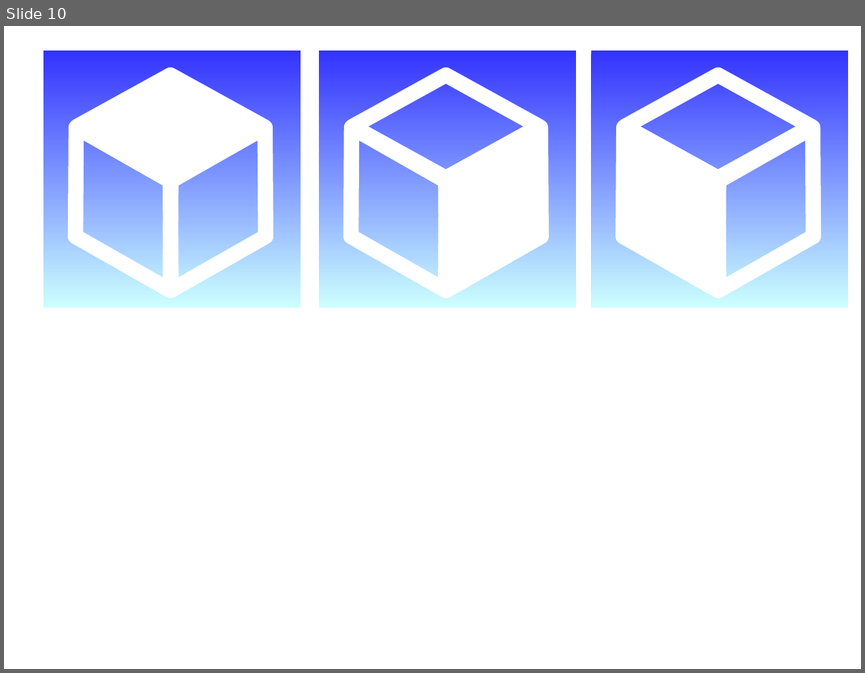
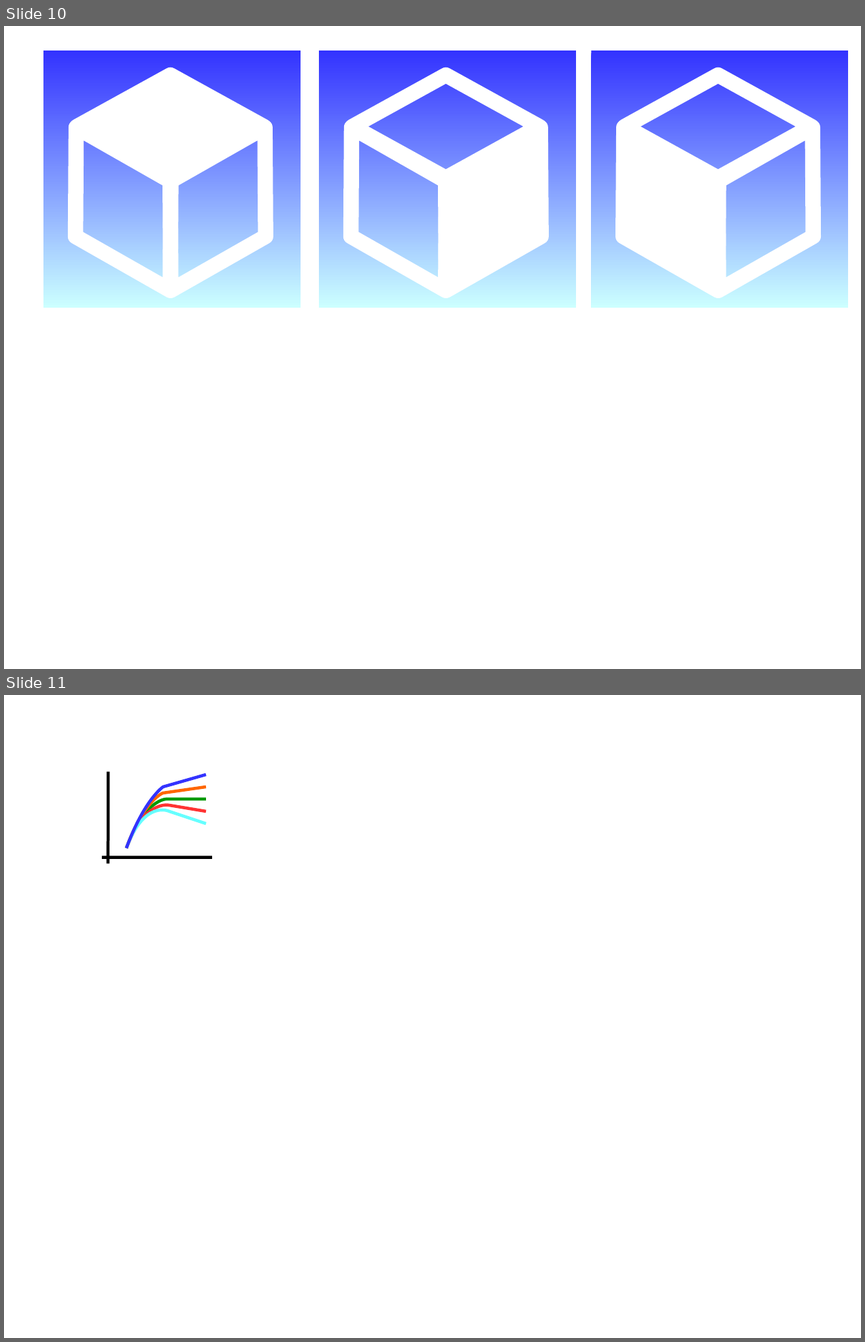
Before and after one commit to PauloCarvalhoRJ/gammaray, a slide deck: art/logo.odp. Shown one above the other, each under a label of ours: slide 10 before the commit, slides 10 and 11 after it. The pictures are 865x673 and 865x1342 pixels, drawn with LibreOffice and Linux fonts; fonts in the diff are those of the drawing. Boxes give left, top, right and bottom in pixels: in the first picture for what was removed or moved away, otherwise in the second. Text is boxed around its words. In the diff, an @@ line names an element or a change of style, - is before the commit and + after.

```diff
--- a/art/logo.odp
+++ b/art/logo.odp
@@ slide 11 added at (4, 695, 861, 1338), background #FFFFFF @@
@@ line added from (108, 864) to (108, 771), #000000 2.83 pt @@
@@ freeform shape added at (126, 775, 205, 847), outline #3333FF 2.83 pt @@
@@ freeform shape added at (126, 787, 205, 848), outline #FF6600 2.83 pt @@
@@ freeform shape added at (126, 799, 205, 848), outline #009900 2.83 pt @@
@@ freeform shape added at (126, 804, 205, 847), outline #FF3333 2.83 pt @@
@@ freeform shape added at (126, 810, 205, 848), outline #66FFFF 2.83 pt @@
@@ line added from (102, 858) to (212, 858), #000000 2.83 pt @@
```
Also in this commit, not shown: 1 slide changed, 9 other files.
